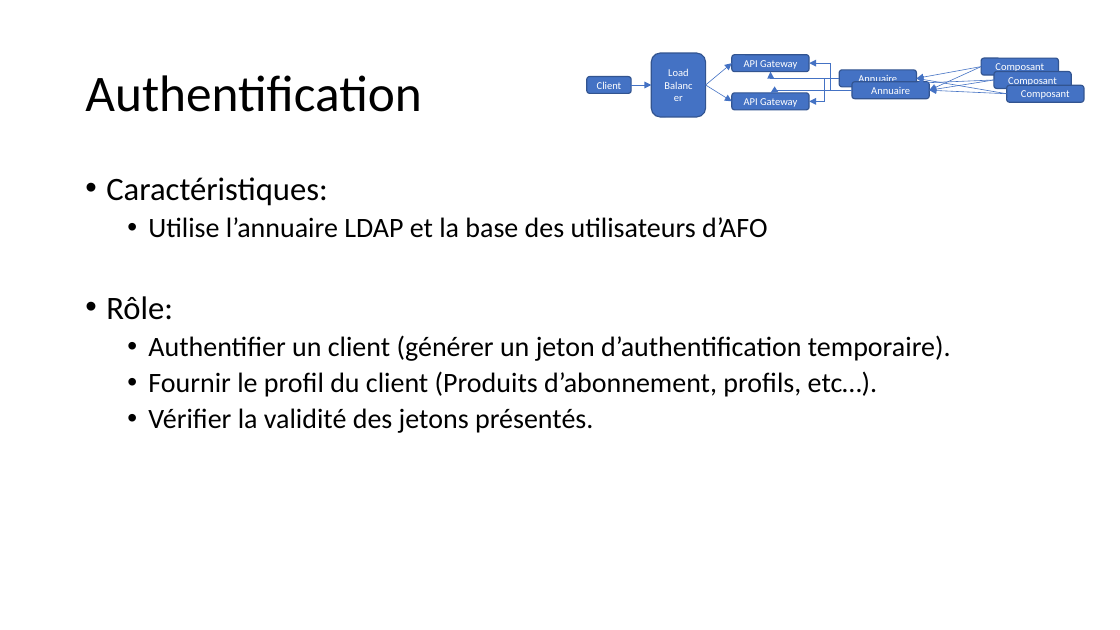
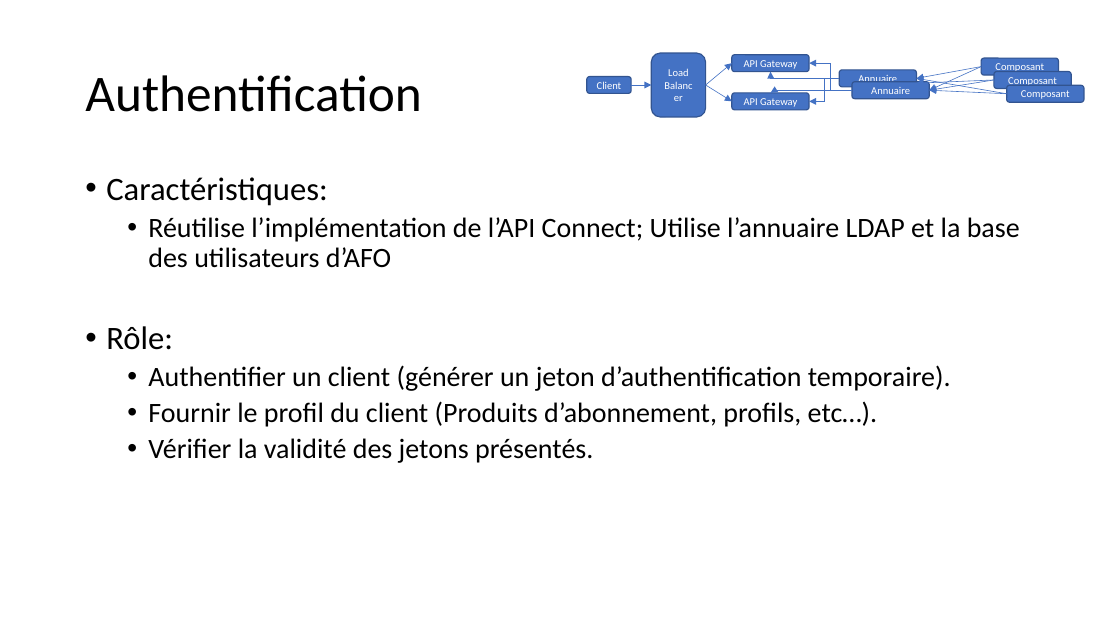
Before and after one commit to apulcino/MSAFO, a slide deck: slide 10 of maquette.pptx. Drawn at 1120x630 pixels with LibreOffice and Linux fonts; fonts in the diff are those of the drawing. Boxes give left, top, right and bottom in pixels: in the first picture for what was removed or moved away, otherwise in the second. Text is boxed around its words. In the diff, an @@ line names an element or a change of style, - is before the commit and + after.

```diff
--- a/maquette.pptx
+++ b/maquette.pptx
@@ text at (x1=148, y1=217, x2=1020, y2=268): text changed @@
-  • Utilise l’annuaire LDAP et la base des utilisateurs d’AFO
+  • Réutilise l’implémentation de l’API Connect; Utilise l’annuaire LDAP et la base des utilisateurs d’AFO
```
Also in this commit, not shown: 11 other slides changed.
